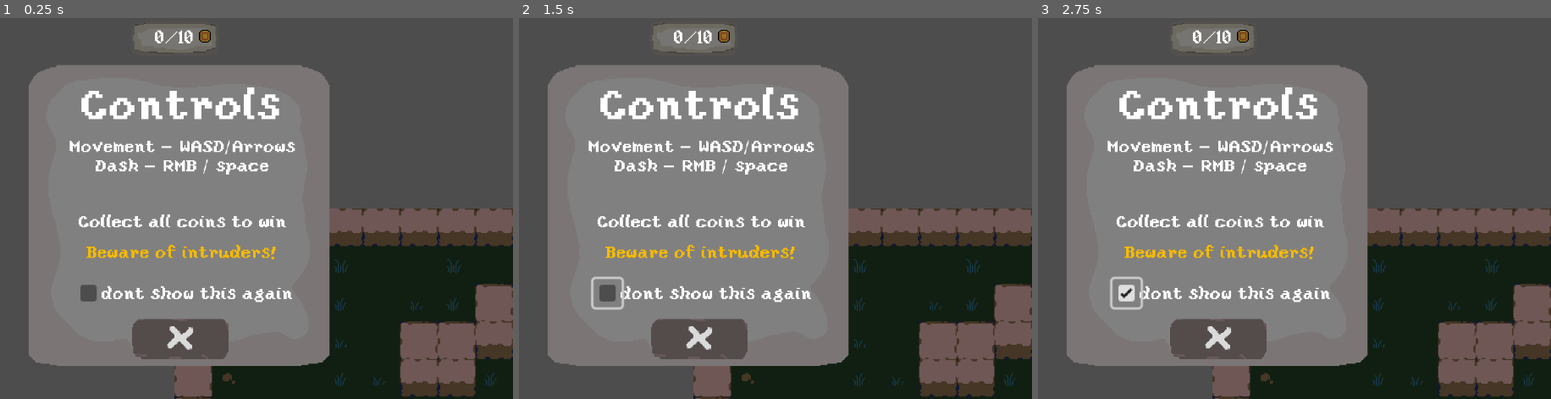
Above: before the commit, frames 1-3 (left to right).
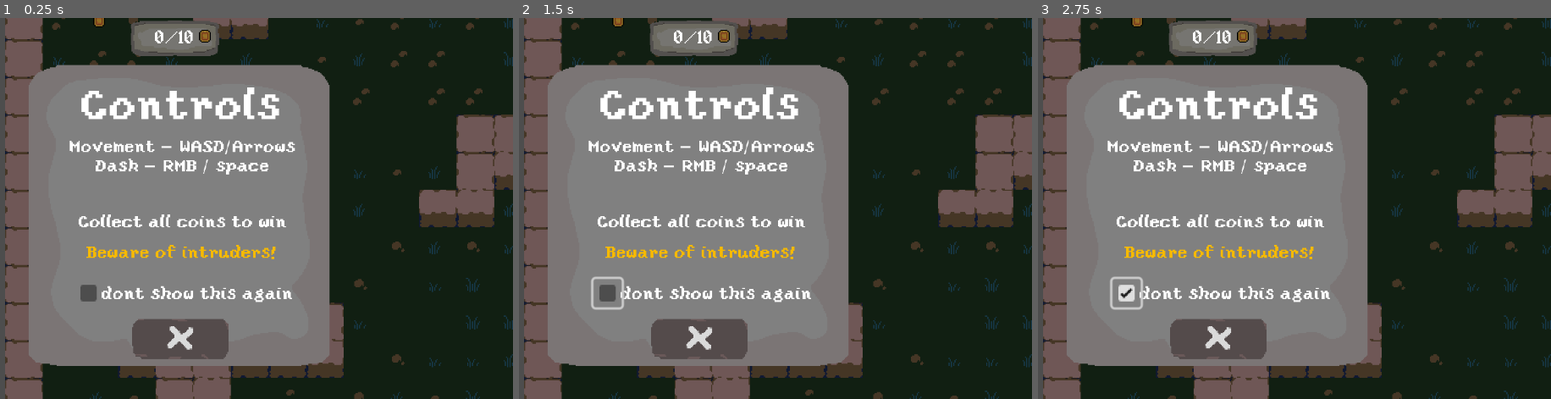
Above: after the commit, the same moments.

Repository: Gipost/rumata-test-project
Game: Godot game, scene res://game/scenes/Game.tscn
The game is run twice, just before and just after one commit, with the same random seed, the same clock (stepped at 60 frames per second) and the same inputs.
Inputs (mouse positions are in pixels of both pictures, inside the frame that each line leads up to):
- Up to frame 1 (0.25 s): no input
- Up to frame 2 (1.5 s): click (606, 292) at 0.5 s; tap Enter at 1.25 s; move the mouse to (842, 189) at 1.27 s; hold D (move_right) from 1.28 s (still down); click (842, 189) at 1.42 s
- Up to frame 3 (2.75 s): tap Space at 2 s; move the mouse to (1079, 227) at 2.02 s; release D (move_right) at 2.03 s; hold S (move_down) from 2.03 s (still down)

The runs differ from the first frame. In frame 1, 40% of the frame differs, in the area x 0-100%, y 0-100%; in frame 2, 40%; in frame 3, 40%.
Error before the commit: Invalid assignment of property or key 'global_position' with value of type 'Nil' on a base object of type 'CharacterBody2D (Player)'. (res://game/objects/contr…

Commit message:
get_random_free_tile() bugfix

Diff:
--- a/game/objects/controllers/GenerationController/room__base_generator.gd
+++ b/game/objects/controllers/GenerationController/room__base_generator.gd
@@ -13,6 +13,7 @@
 const TERRAIN_GROUND := 1
 const Dirt_Tile := Vector2i(0,11)
 const Wall_tile := Vector2i(0,0)
+const Wall_tile_down := Vector2i(1,0)
 
 var noise := FastNoiseLite.new()
 @export var noise_scale: float = 0.1
@@ -90,7 +91,7 @@
 			var data = tilemap.get_cell_source_id(pos)
 			if data != -1:
 				var atlas_coords = tilemap.get_cell_atlas_coords(pos)
-				if atlas_coords == Dirt_Tile:
+				if atlas_coords != Wall_tile and atlas_coords != Wall_tile_down:
 					ground_tiles.append(pos)
 
 	if ground_tiles.is_empty():
Not shown, added: export_presets.cfg
